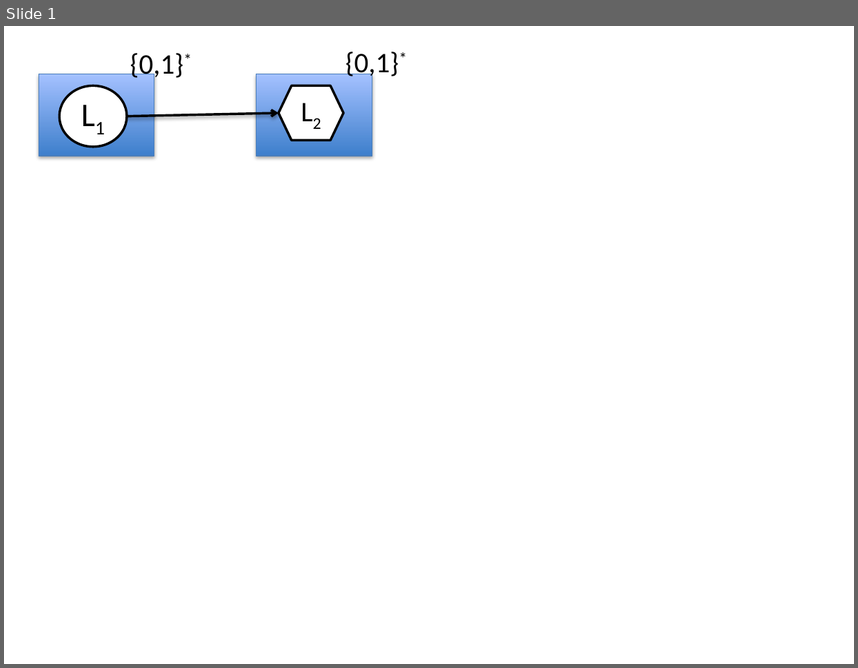
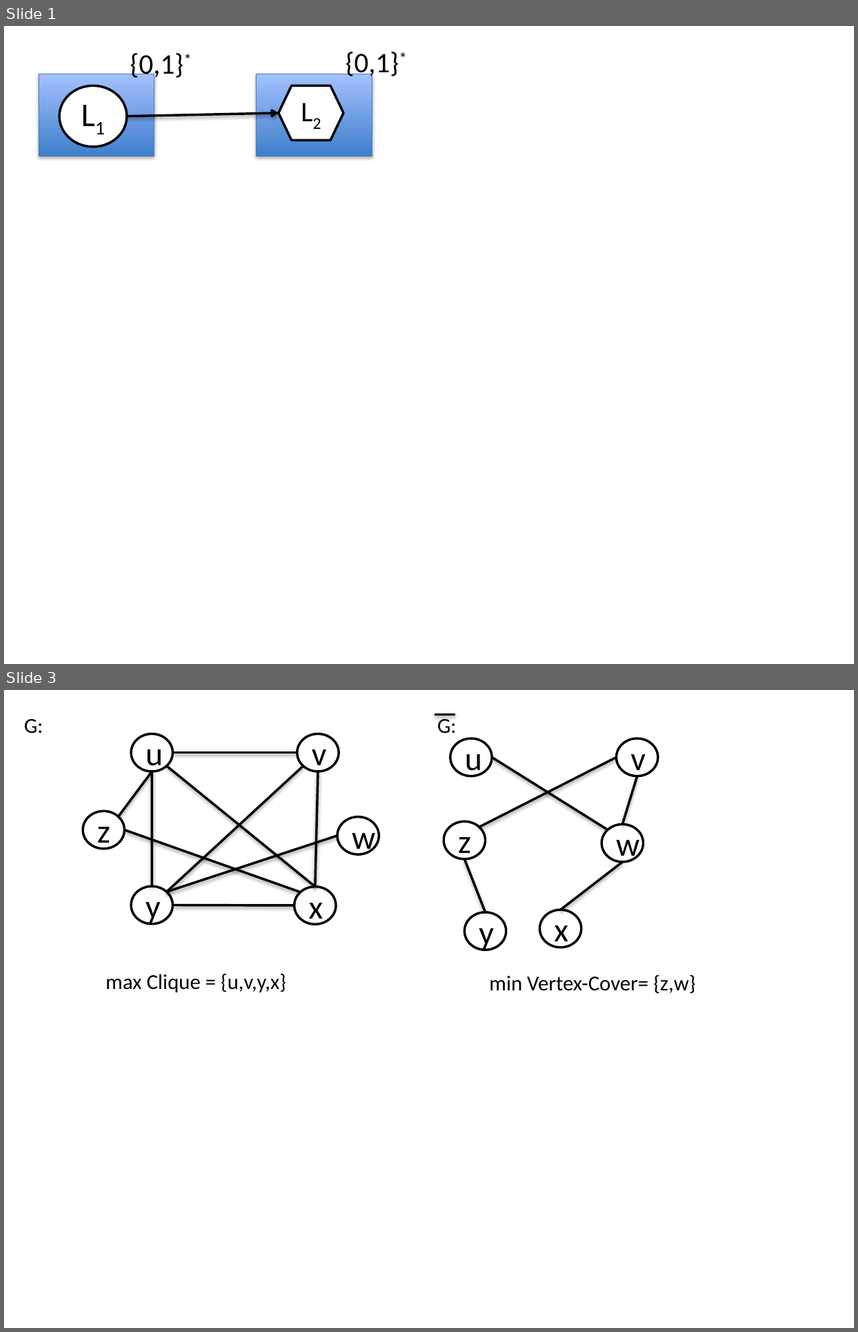
Before and after one commit to normalerweise/LectureNotesAlgorithmsI, a slide deck: script/diagrams/reductions.pptx. Shown one above the other, each under a label of ours: slide 1 before the commit, slides 1 and 3 after it; the slides between them are not shown. The pictures are 858x668 and 858x1332 pixels, drawn with LibreOffice and Linux fonts; fonts in the diff are those of the drawing. Boxes give left, top, right and bottom in pixels: in the first picture for what was removed or moved away, otherwise in the second. Text is boxed around its words. In the diff, an @@ line names an element or a change of style, - is before the commit and + after.

```diff
--- a/script/diagrams/reductions.pptx
+++ b/script/diagrams/reductions.pptx
@@ slide 3 added at (4,690,854,1328), background #FFFFFF @@
@@ text added at (24,719,43,733), 18 pt, text #000000 @@
+G:
@@ line added from (455, 715) to (434, 715), #000000 2 pt @@
@@ text added at (437,715,457,733), 18 pt, text #000000 @@
+G:
@@ ellipse added at (132,734,173,771), fill #FFFFFF, outline #000000 2 pt, 28 pt, text #000000 @@
+u
@@ ellipse added at (297,734,339,771), fill #FFFFFF, outline #000000 2 pt, 28 pt, text #000000 @@
+v
@@ ellipse added at (450,738,492,776), fill #FFFFFF, outline #000000 2 pt, 28 pt, text #000000 @@
+u
@@ ellipse added at (616,738,657,776), fill #FFFFFF, outline #000000 2 pt, 28 pt, text #000000 @@
+v
@@ line added from (119, 817) to (152, 771), #000000 2 pt @@
@@ line added from (152, 887) to (152, 771), #000000 2 pt @@
@@ line added from (315, 887) to (166, 766), #000000 2 pt @@
@@ line added from (166, 891) to (303, 766), #000000 2 pt @@
@@ line added from (297, 753) to (173, 753), #000000 2 pt @@
@@ line added from (318, 771) to (315, 887), #000000 2 pt @@
@@ line added from (479, 827) to (616, 757), #000000 2 pt @@
@@ line added from (492, 757) to (608, 829), #000000 2 pt @@
@@ line added from (637, 776) to (623, 825), #000000 2 pt @@
@@ ellipse added at (83,811,125,848), fill #FFFFFF, outline #000000 2 pt, 28 pt, text #000000 @@
+z
@@ line added from (301, 892) to (125, 829), #000000 2 pt @@
@@ ellipse added at (337,817,379,854), fill #FFFFFF, outline #000000 2 pt, 28 pt, text #000000 @@
+w
@@ ellipse added at (444,822,485,859), fill #FFFFFF, outline #000000 2 pt, 28 pt, text #000000 @@
+z
@@ ellipse added at (602,825,643,862), fill #FFFFFF, outline #000000 2 pt, 28 pt, text #000000 @@
+w
@@ line added from (337, 836) to (166, 891), #000000 2 pt @@
@@ line added from (485, 912) to (465, 859), #000000 2 pt @@
@@ line added from (561, 909) to (623, 862), #000000 2 pt @@
@@ ellipse added at (132,887,173,924), fill #FFFFFF, outline #000000 2 pt, 28 pt, text #000000 @@
+y
@@ ellipse added at (294,887,337,924), fill #FFFFFF, outline #000000 2 pt, 28 pt, text #000000 @@
+x
@@ line added from (172, 905) to (294, 905), #000000 2 pt @@
@@ ellipse added at (465,912,506,949), fill #FFFFFF, outline #000000 2 pt, 28 pt, text #000000 @@
+y
@@ ellipse added at (539,909,582,947), fill #FFFFFF, outline #000000 2 pt, 28 pt, text #000000 @@
+x
@@ text added at (105,973,286,992), 18 pt, text #000000 @@
+max Clique = {u,v,y,x}
@@ text added at (489,974,695,994), 18 pt, text #000000 @@
+min Vertex-Cover= {z,w}
```
Also in this commit, not shown: 1 other slide added, 5 other files.
